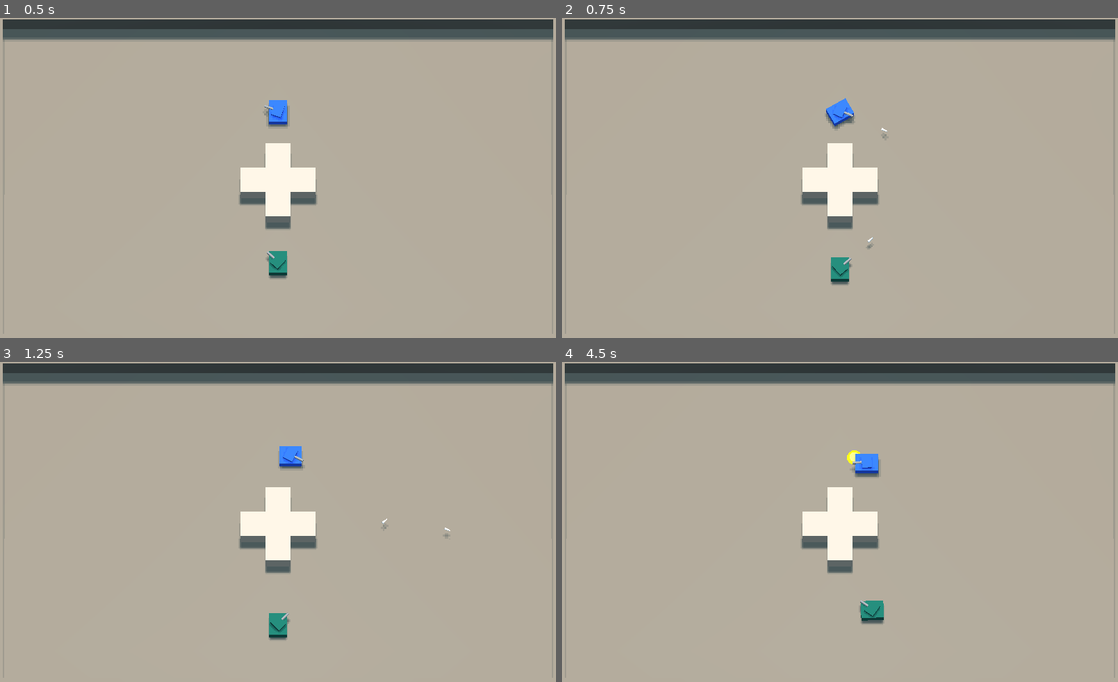
Above: before the commit, frames 1-4 (two rows, left to right).
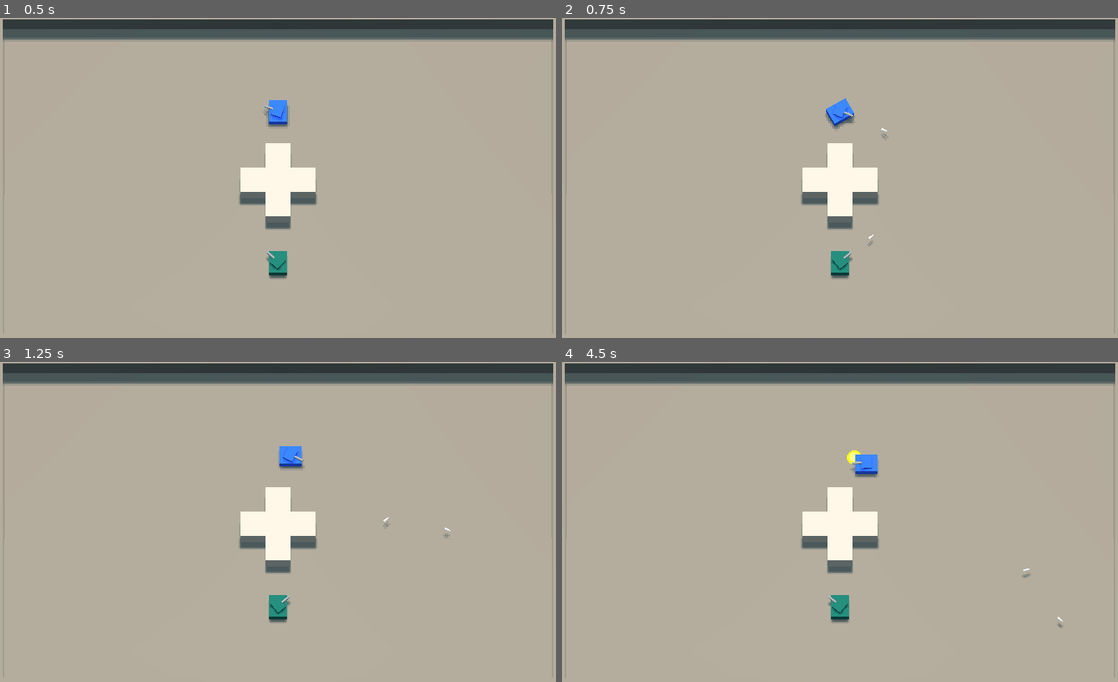
Above: after the commit, the same moments.

Repository: jdrempel/tanks
Game: Godot game, scene res://Main.tscn
Two runs of this game, one before a commit and one after it. Both use one fixed random seed, a clock stepped at 60 frames per second and the inputs below.
Inputs (mouse positions are in pixels of both pictures, inside the frame that each line leads up to):
- Up to frame 1 (0.5 s): no input
- Up to frame 2 (0.75 s): tap Enter at 0.5 s; move the mouse to (962, 165) at 0.52 s; hold D (move_right) from 0.53 s (still down); click (962, 165) at 0.6 s
- Up to frame 3 (1.25 s): keep holding D (move_right)
- Up to frame 4 (4.5 s): move the mouse to (728, 541) at 1.27 s; release D (move_right) at 1.28 s; hold S (move_down) 1.28-2.03 s; right-click (728, 541) at 1.35 s; move the mouse to (895, 451) at 2.02 s; hold D (move_right) 2.03-2.78 s; click (895, 451) at 2.1 s; move the mouse to (812, 589) at 2.77 s; hold W (move_up) 2.78-3.53 s; right-click (812, 589) at 2.85 s; move the mouse to (1006, 573) at 3.52 s; hold A (move_left) from 3.53 s (still down); click (1006, 573) at 3.6 s; move the mouse to (673, 477) at 4.27 s; right-click (673, 477) at 4.35 s

Frame 1 is identical in both runs. In frame 2, 0.3% of the frame differs, in the area x 48-56%, y 67-84%; in frame 3, 0.4%; in frame 4, 0.7%, in the area x 47-91%, y 28-83%.

Commit message:
Add enemy state machine

Diff:
--- a/Main.tscn
+++ b/Main.tscn
@@ -78,5 +78,5 @@
 projection = 1
 size = 13.0
 
-[node name="Player" parent="." instance=ExtResource( 3 )]
+[node name="Player1" parent="." instance=ExtResource( 3 )]
 transform = Transform( 1, 0, 0, 0, 1, 0, 0, 0, 1, 0, 0.718547, -3 )
--- a/characters/enemies/Enemy.gd
+++ b/characters/enemies/Enemy.gd
@@ -1,13 +1,11 @@
 extends KinematicBody
 
 export var move_speed := 1.5
-export var turn_speed = 0.8  # rad/s
+export var turn_speed := 0.8  # rad/s
 
-var path = []
-var path_node = 0
-onready var nav = find_parent("Navigation")
 # Temporary
-onready var player = get_node("/root/Main/Player")
+onready var player1 = get_node("/root/Main/Player1")
+onready var player2 = get_node("/root/Main/Player2")
 
 var velocity := Vector3.ZERO
 
@@ -16,6 +14,28 @@
 var target_rotation: Basis
 var opposite_rotation: Basis
 var rotation_lerp := 0.0
+
+enum AiState { SEARCHING, ENGAGING, FLEEING }
+var ai_state = AiState.SEARCHING
+export var ai_search_time := 5.0
+export var ai_engage_time := 3.0
+export var ai_flee_time := 3.0
+
+onready var nav = find_parent("Navigation")
+var ai_path = []
+var ai_path_node = 0
+
+var ai_max_courage := 1.0
+export var ai_courage_regen_rate := 0.1  # per second
+export var ai_courage_drain_multiplier := 1.0
+
+export var ai_sight_radius := 5.0  # meters
+
+var ai_target
+
+
+func _ready():
+	enter_searching()
 
 
 func set_target_location(new_target: Vector3):
@@ -50,16 +70,100 @@
 
 
 func move_to(target_pos):
-	path = nav.get_simple_path(global_transform.origin, target_pos, false)
-	path_node = 0
+	ai_path = nav.get_simple_path(global_transform.origin, target_pos, false)
+	ai_path_node = 0
+
+
+# AI Stuff
+
+func enter_searching():
+	ai_state = AiState.SEARCHING
+	print("searching")
+	$SearchTimer.start(ai_search_time)
+	# pick random location within search radius
+
+
+func enter_engaging():
+	ai_state = AiState.ENGAGING
+	print("engaging")
+	$EngageTimer.start(ai_engage_time)
+	# pick random location with LOS to player (or keep current target)
+
+
+func enter_fleeing():
+	ai_state = AiState.FLEEING
+	print("fleeing")
+	$FleeTimer.start(ai_flee_time)
+	# pick random location with no LOS to player (prefer further away than current)
+
+
+func leave_searching():
+	$SearchTimer.stop()
+
+
+func leave_engaging():
+	$EngageTimer.stop()
+
+
+func leave_fleeing():
+	$FleeTimer.stop()
+
+
+func is_target_acquired() -> bool:
+	var space = get_world().direct_space_state
+	var result = space.intersect_ray(
+		$Body/TurretRoot/FirePointCannon.global_transform.origin,
+		ai_target.global_transform.origin
+	)
+	return result["collider"].is_in_group("tanks")
+
+
+func find_target_player():
+	var distance_to_player1
+	var distance_to_player2
+	player1 = get_node("/root/Main/Player1")
+	player2 = get_node("/root/Main/Player2")
+	if player1 != null:
+		var player1_origin = player1.global_transform.origin
+		var vector_to_player1 = player1_origin - global_transform.origin
+		distance_to_player1 = vector_to_player1.length()
+	if player2 != null:
+		var player2_origin = player2.global_transform.origin
+		var vector_to_player2 = player2_origin - global_transform.origin
+		distance_to_player2 = vector_to_player2.length()
+	if player1 != null:
+		if distance_to_player1 <= ai_sight_radius:
+			return player1
+	else:
+		return null
+
+
+func process_ai_state():
+	match ai_state:
+		AiState.SEARCHING:
+			ai_target = find_target_player()
+			if ai_target != null:
+				leave_searching()
+				enter_engaging()
+		AiState.ENGAGING:
+			ai_target = find_target_player()
+			if ai_target == null:
+				leave_engaging()
+				enter_searching()
+		AiState.FLEEING:
+			pass
+		_:
+			print("ai_state: \"this shall not be my fate\"")
+			get_tree().quit()
 
 
 func _process(delta):
+	process_ai_state()
 	var target_direction: Vector3
-	if path_node < path.size():
-		target_direction = (path[path_node] - global_transform.origin).normalized()
-		if (path[path_node] - global_transform.origin).length() < 0.01:
-			path_node += 1
+	if ai_path_node < ai_path.size():
+		target_direction = (ai_path[ai_path_node] - global_transform.origin).normalized()
+		if (ai_path[ai_path_node] - global_transform.origin).length() < 0.01:
+			ai_path_node += 1
 		else:
 			if target_direction != last_target_direction:
 				set_target_location(target_direction)
@@ -72,6 +176,17 @@
 		last_target_direction = target_direction
 
 
-func _on_PathTimer_timeout():
-	if player != null:
-		move_to(player.global_transform.origin)
+func _on_SearchTimer_timeout():
+	pass # Replace with function body.
+
+
+func _on_EngageTimer_timeout():
+	if ai_target != null:
+		if is_target_acquired():
+			$WeaponController.active_primary._fire()
+		else:
+			move_to(ai_target.global_transform.origin)
+
+
+func _on_FleeTimer_timeout():
+	pass # Replace with function body.
--- a/characters/enemies/Enemy.tscn
+++ b/characters/enemies/Enemy.tscn
@@ -75,10 +75,12 @@
 script = ExtResource( 6 )
 weapons = [ ExtResource( 7 ), ExtResource( 8 ) ]
 
-[node name="EnemyController" type="Node" parent="."]
+[node name="SearchTimer" type="Timer" parent="."]
 
-[node name="PathTimer" type="Timer" parent="."]
-wait_time = 0.5
-autostart = true
+[node name="EngageTimer" type="Timer" parent="."]
 
-[connection signal="timeout" from="PathTimer" to="." method="_on_PathTimer_timeout"]
+[node name="FleeTimer" type="Timer" parent="."]
+
+[connection signal="timeout" from="SearchTimer" to="." method="_on_SearchTimer_timeout"]
+[connection signal="timeout" from="EngageTimer" to="." method="_on_EngageTimer_timeout"]
+[connection signal="timeout" from="FleeTimer" to="." method="_on_FleeTimer_timeout"]
--- a/characters/weapons/AbstractWeapon.gd
+++ b/characters/weapons/AbstractWeapon.gd
@@ -36,7 +36,7 @@
 
 
 func set_fire_point(node_name: String):
-	var parent = find_parent("Player")
+	var parent = find_parent("Player*")
 	if parent == null:
 		parent = find_parent("Enemy*")
 	fire_point = parent.find_node(node_name)
